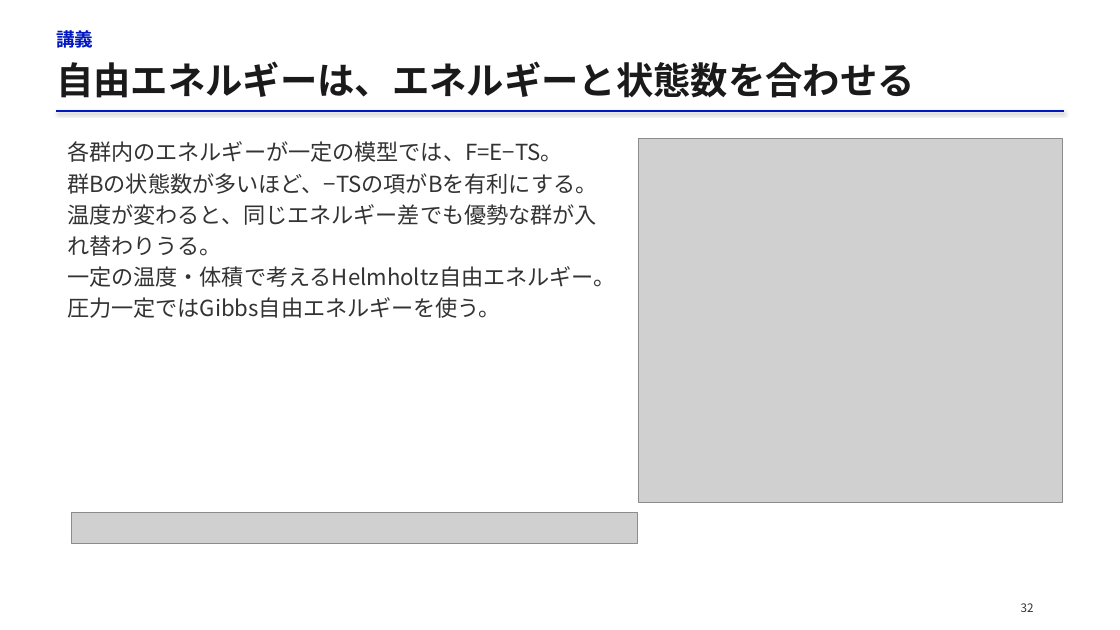
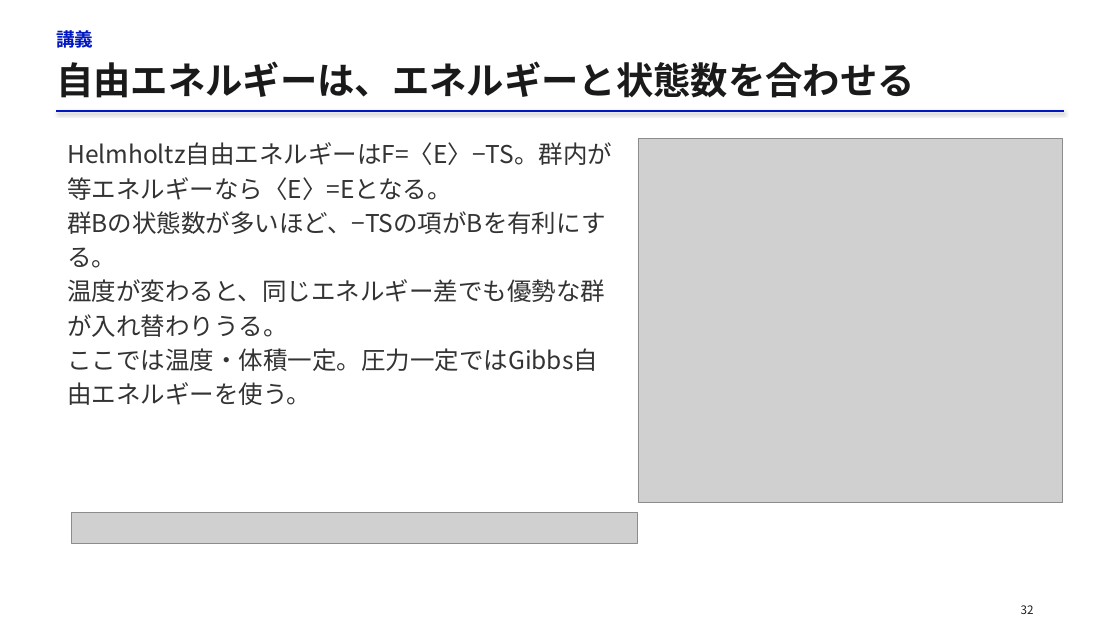
Before and after one commit to matsunagalab/lecture_bioinfo, a slide deck: slide 32 of 09_分子の相互作用と構造の安定性/09_分子の相互作用と構造の安定性.pptx. Drawn at 1120x630 pixels with LibreOffice and Linux fonts; fonts in the diff are those of the drawing; grey boxes stand for pictures. Boxes give left, top, right and bottom in pixels: in the first picture for what was removed or moved away, otherwise in the second. Text is boxed around its words. In the diff, an @@ line names an element or a change of style, - is before the commit and + after.

```diff
--- a/09_分子の相互作用と構造の安定性/09_分子の相互作用と構造の安定性.pptx
+++ b/09_分子の相互作用と構造の安定性/09_分子の相互作用と構造の安定性.pptx
@@ text at (x1=67, y1=142, x2=612, y2=200): text changed; size 19 to 21 pt @@
-各群内のエネルギーが一定の模型では、F=E−TS。
+Helmholtz自由エネルギーはF=〈E〉−TS。群内が等エネルギーなら〈E〉=Eとなる。
@@ text at (x1=67, y1=211, x2=606, y2=337): size 19 to 21 pt in "群Bの状態数が多いほど、−TSの項がBを有利にする。", "温度が変わると、同じエネルギー差でも優勢な群が入れ替わりうる。"; line spacing 26.6pt to 29.4pt @@
@@ text at (x1=67, y1=348, x2=598, y2=405): text changed; size 19 to 21 pt @@
-一定の温度・体積で考えるHelmholtz自由エネルギー。圧力一定ではGibbs自由エネルギーを使う。
+ここでは温度・体積一定。圧力一定ではGibbs自由エネルギーを使う。
@@ text "32" at (x1=1021, y1=605, x2=1034, y2=614): text colour #333333 to #202020 @@
```
Also in this commit, not shown: 51 other slides changed, 2 slides added, 2 slides removed, 2 other files.
